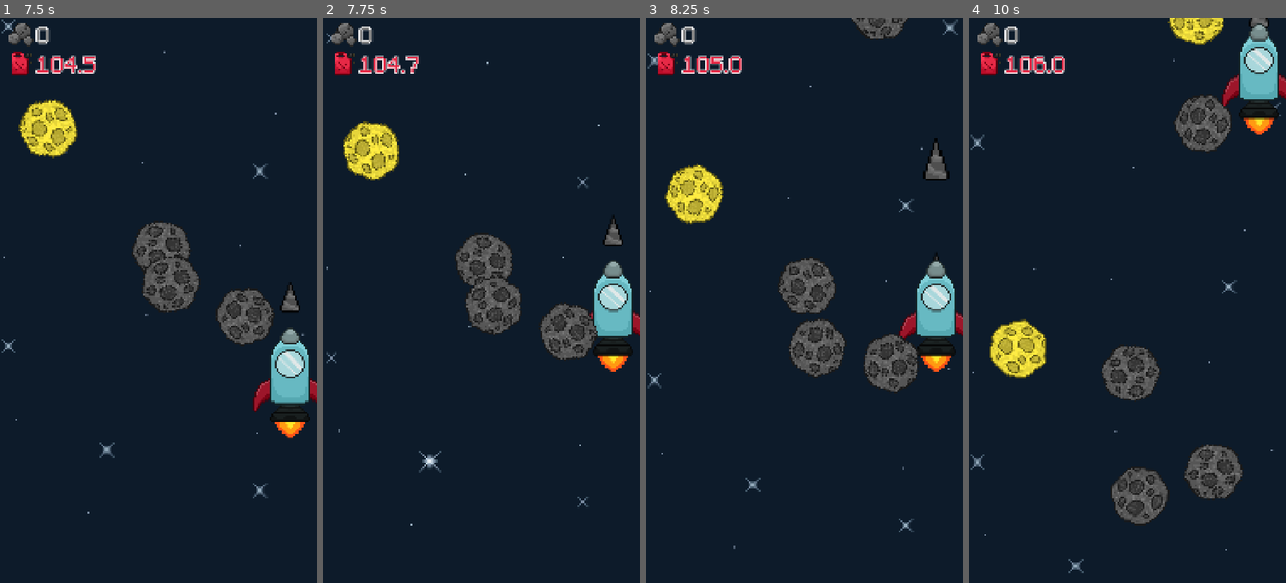
Above: before the commit, frames 1-4 (left to right).
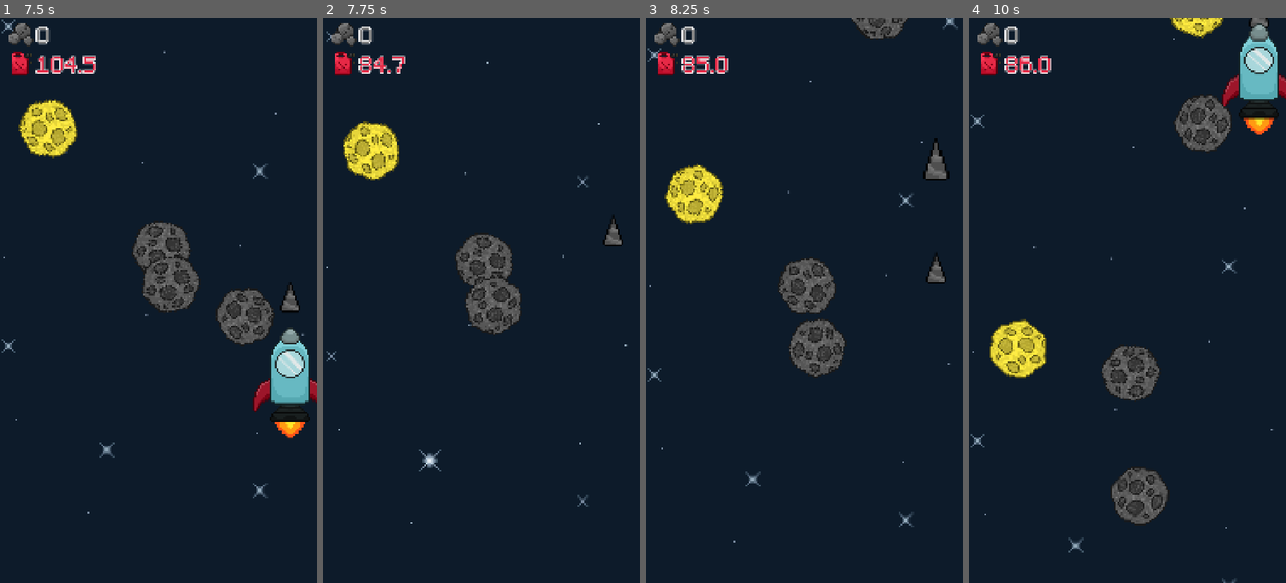
Above: after the commit, the same moments.

Repository: KRYPTO-CS/SpaceShooter
Game: Godot game, scene res://scenes/main.tscn
Two runs of this game, one before a commit and one after it. Both use one fixed random seed, a clock stepped at 60 frames per second and the inputs below. Sound files missing from this copy of the repository are replaced by a short silence.
Inputs (mouse positions are in pixels of both pictures, inside the frame that each line leads up to):
- Up to frame 1 (7.5 s): move the mouse to (228, 272) at 0.52 s; click (228, 272) at 0.67 s; drag from (95, 328) to (158, 475) at 1.27 s; move the mouse to (190, 176) at 2.02 s; click (190, 176) at 2.17 s; drag from (142, 413) to (253, 560) at 2.77 s; move the mouse to (253, 385) at 3.52 s; click (253, 385) at 3.67 s; drag from (63, 215) to (244, 114) at 4.27 s; move the mouse to (174, 300) at 5.02 s; click (174, 300) at 5.17 s; drag from (110, 159) to (291, 187) at 5.77 s; move the mouse to (228, 272) at 6.52 s; click (228, 272) at 6.67 s; drag from (95, 328) to (171, 260) at 7.27 s
- Up to frame 2 (7.75 s): no input
- Up to frame 3 (8.25 s): move the mouse to (836, 176) at 8.02 s; click (836, 176) at 8.17 s
- Up to frame 4 (10 s): drag from (1111, 413) to (1260, 136) at 8.77 s; move the mouse to (1222, 385) at 9.52 s; click (1222, 385) at 9.67 s

Frame 1 is identical in both runs. In frame 2, 3.4% of the frame differs, in the area x 1-100%, y 2-90%; in frame 3, 3.9%, in the area x 0-100%, y 0-94%; in frame 4, 2.6%.
Error before the commit: Invalid call to function 'take_damage' in base 'Node2D (player.gd)'. Expected 1 argument(s). (res://scenes/asteroid.gd:33)

Commit message:
bugfix involving asteroid to player hit detection

Diff:
--- a/SpaceShooter/scenes/asteroid.gd
+++ b/SpaceShooter/scenes/asteroid.gd
@@ -30,7 +30,7 @@
 				self.take_damage(0.025)
 		if area.is_in_group("player"):
 			if area.get_parent().state != area.get_parent().PlayerState.INVINCIBLE:
-				area.get_parent().take_damage(1.0, 1)
+				area.get_parent().take_damage(1.0)
 				hit_player()
 
 func take_damage(amount: float):
Not shown, changed: docs/index.pck
